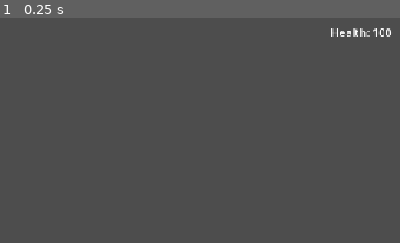
Above: before the commit, frame 1.
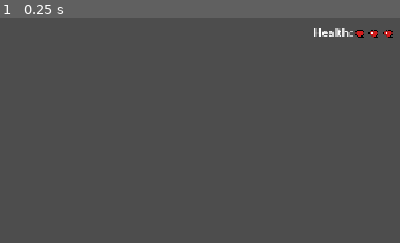
Above: after the commit, the same moment.

Repository: shreeyuvan2020/bouncydaven
Game: Godot game, scene res://node.tscn
Same seed, same stepped clock (60 frames per second), same inputs: the game is played once before the commit and once after it.
Inputs:
- Up to frame 1 (0.25 s): no input
The pictures show only the part of the screen within x 50-100%, y 0-50%; the shares and areas given below are measured in that part.

The runs differ from the first frame. In frame 1, 0.6% of the frame differs, in the area x 78-99%, y 4-9%.

Commit message:
stuff

Diff:
--- a/node.tscn
+++ b/node.tscn
@@ -11,6 +11,7 @@
 [ext_resource type="Texture2D" uid="uid://chvh06tgvqs87" path="res://FlareGhoul.png" id="9_r657h"]
 [ext_resource type="Texture2D" uid="uid://bdhrpn3x878an" path="res://SpeedPwp.png" id="10_jfkdj"]
 [ext_resource type="Texture2D" uid="uid://jx6y03j4jsdk" path="res://SpikePowerup.png" id="11_wt6go"]
+[ext_resource type="Texture2D" uid="uid://bg3jjpmsharey" path="res://Sprite-0001.png" id="12_wt6go"]
 
 [sub_resource type="RectangleShape2D" id="RectangleShape2D_6c6ky"]
 size = Vector2(24, 24)
@@ -104,11 +105,12 @@
 [node name="CanvasLayer" type="CanvasLayer" parent="Node2D/Daven" unique_id=791974400]
 
 [node name="HealthBar" type="Label" parent="Node2D/Daven/CanvasLayer" unique_id=1053065823]
-offset_left = 1052.0
+offset_left = 1027.0
 offset_top = 9.0
-offset_right = 1140.0
-offset_bottom = 58.0
-text = "Health: 100
+offset_right = 1115.0
+offset_bottom = 84.0
+text = "Health:
+
 "
 
 [node name="TileMapLayer" type="TileMapLayer" parent="Node2D" unique_id=614246636]
@@ -150,6 +152,18 @@
 position = Vector2(4, -1)
 shape = SubResource("CircleShape2D_6o8cr")
 
+[node name="Sprite0001" type="Sprite2D" parent="." unique_id=293906328]
+position = Vector2(1123, 25)
+texture = ExtResource("12_wt6go")
+
+[node name="Sprite0002" type="Sprite2D" parent="." unique_id=54669044]
+position = Vector2(1103, 25)
+texture = ExtResource("12_wt6go")
+
+[node name="Sprite0003" type="Sprite2D" parent="." unique_id=355320822]
+position = Vector2(1144, 25)
+texture = ExtResource("12_wt6go")
+
 [connection signal="area_entered" from="Node2D/Daven/PickupArea" to="Node2D/Daven" method="_on_pickup_area_area_entered"]
 [connection signal="area_entered" from="FG_hitbox" to="Node2D/Daven" method="_on_fg_hitbox_area_entered"]
 [connection signal="area_entered" from="SpeedPckp" to="Node2D/Daven" method="_on_speed_pckp_area_entered"]
Binary file added: Sprite-0001.png
Not shown, added: Sprite-0001.png.import
